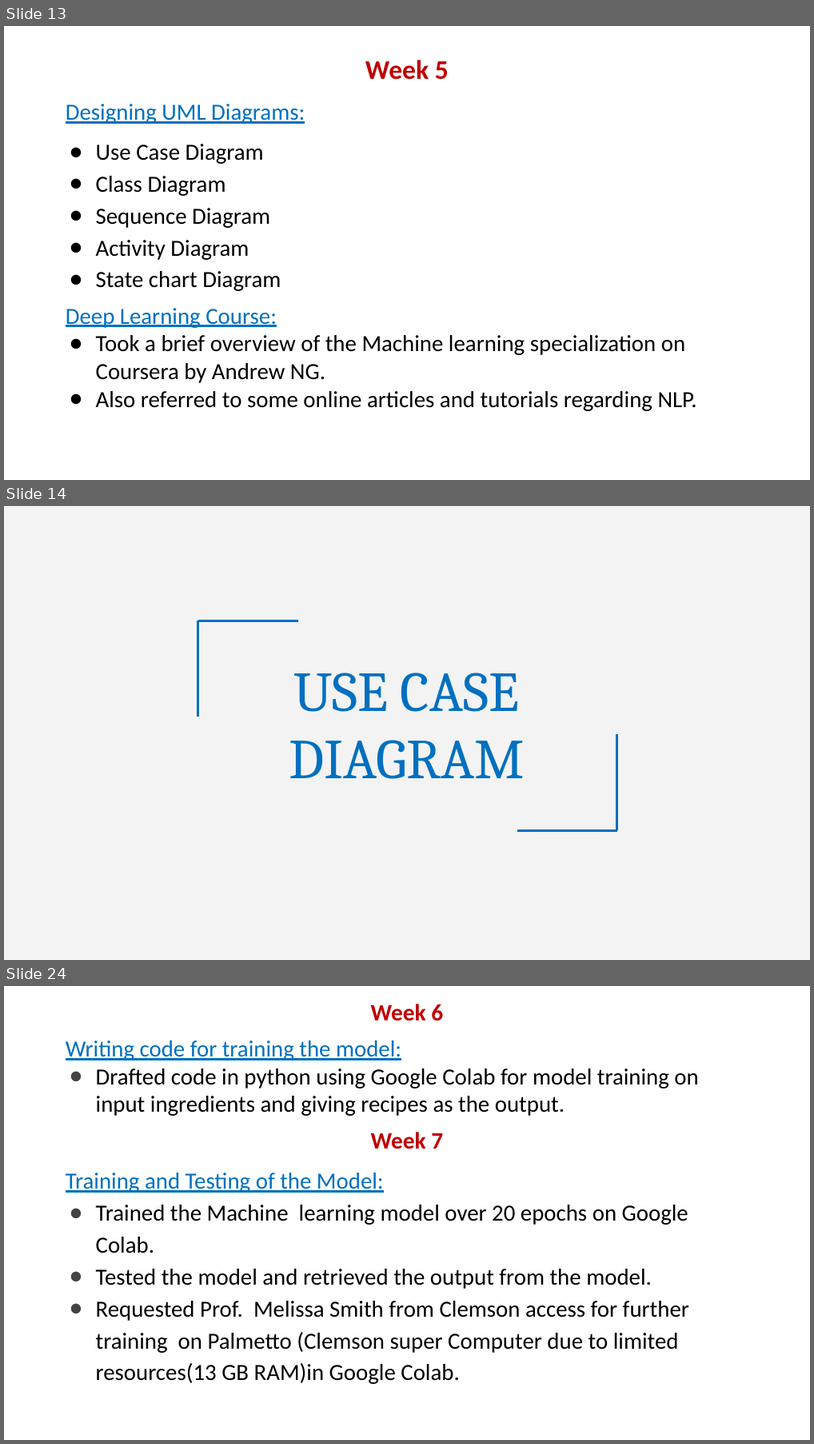
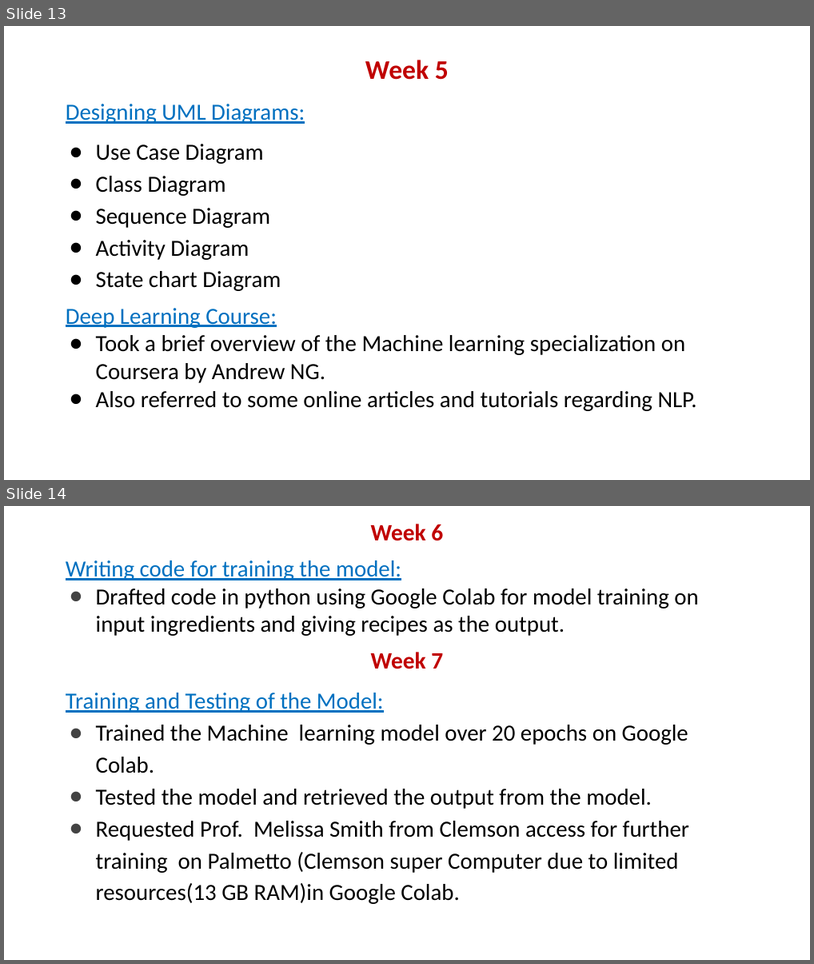
Before and after one commit to ahmaddroobi99/seniorGraduationProject2022_cookOverflow, a slide deck: Documentation/Presentation/cookOverflowPresentation.pptx. Shown one above the other, each under a label of ours: slides 13, 14 and 24 before the commit, slides 13 and 14 after it; the slides between them are not shown. The pictures are 814x1444 and 814x964 pixels, drawn with LibreOffice and Linux fonts; fonts in the diff are those of the drawing. Boxes give left, top, right and bottom in pixels: in the first picture for what was removed or moved away, otherwise in the second. Text is boxed around its words. In the diff, an @@ line names an element or a change of style, - is before the commit and + after.

```diff
--- a/Documentation/Presentation/cookOverflowPresentation.pptx
+++ b/Documentation/Presentation/cookOverflowPresentation.pptx
@@ slide 14 removed at box(4, 506, 810, 960), background #F3F3F3 @@
@@ line removed from (298, 621) to (198, 621) @@
@@ line removed from (198, 621) to (198, 716) @@
@@ title removed at box(289, 672, 524, 779) @@
-USE CASE
-DIAGRAM
@@ line removed from (618, 830) to (618, 734) @@
@@ line removed from (518, 830) to (618, 830) @@
@@ what was slide 24 is now slide 14 @@
```
Also in this commit, not shown: 4 slides changed, 1 slide added, 10 other slides removed, 23 other files.
